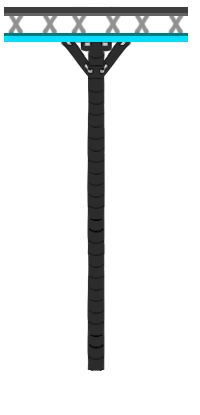
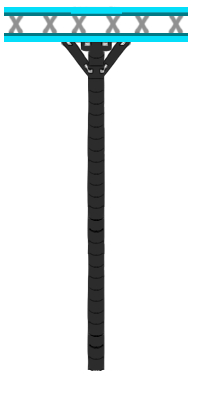
Before/after of a 200px x 415px layered artwork. What changed in the layer stack:
painted on "Calque 5" over [71, 7, 122, 16]
painted on "Calque 15" over [4, 7, 76, 16]
painted on "Calque 14" over [116, 7, 188, 16]
